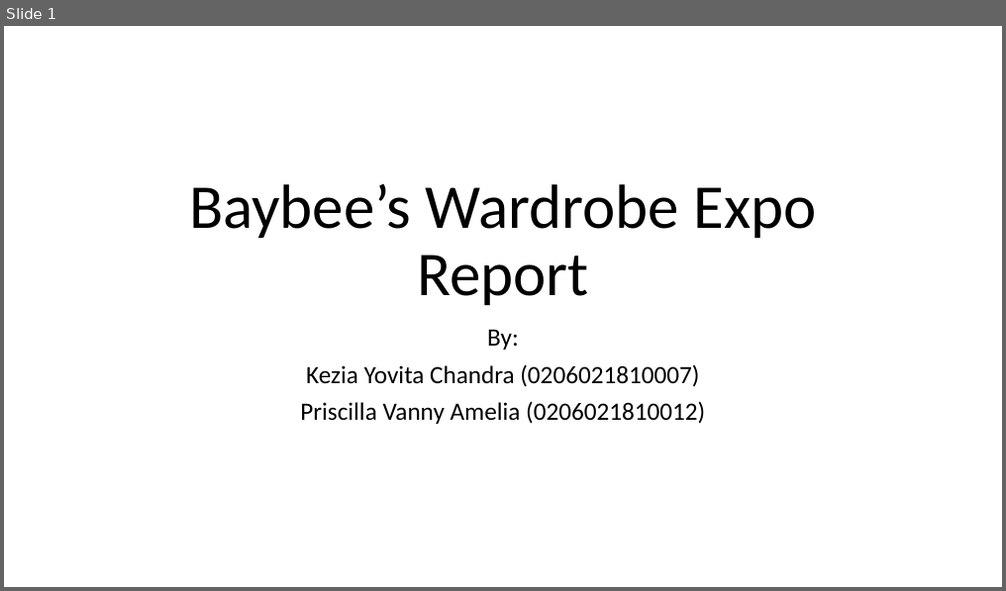
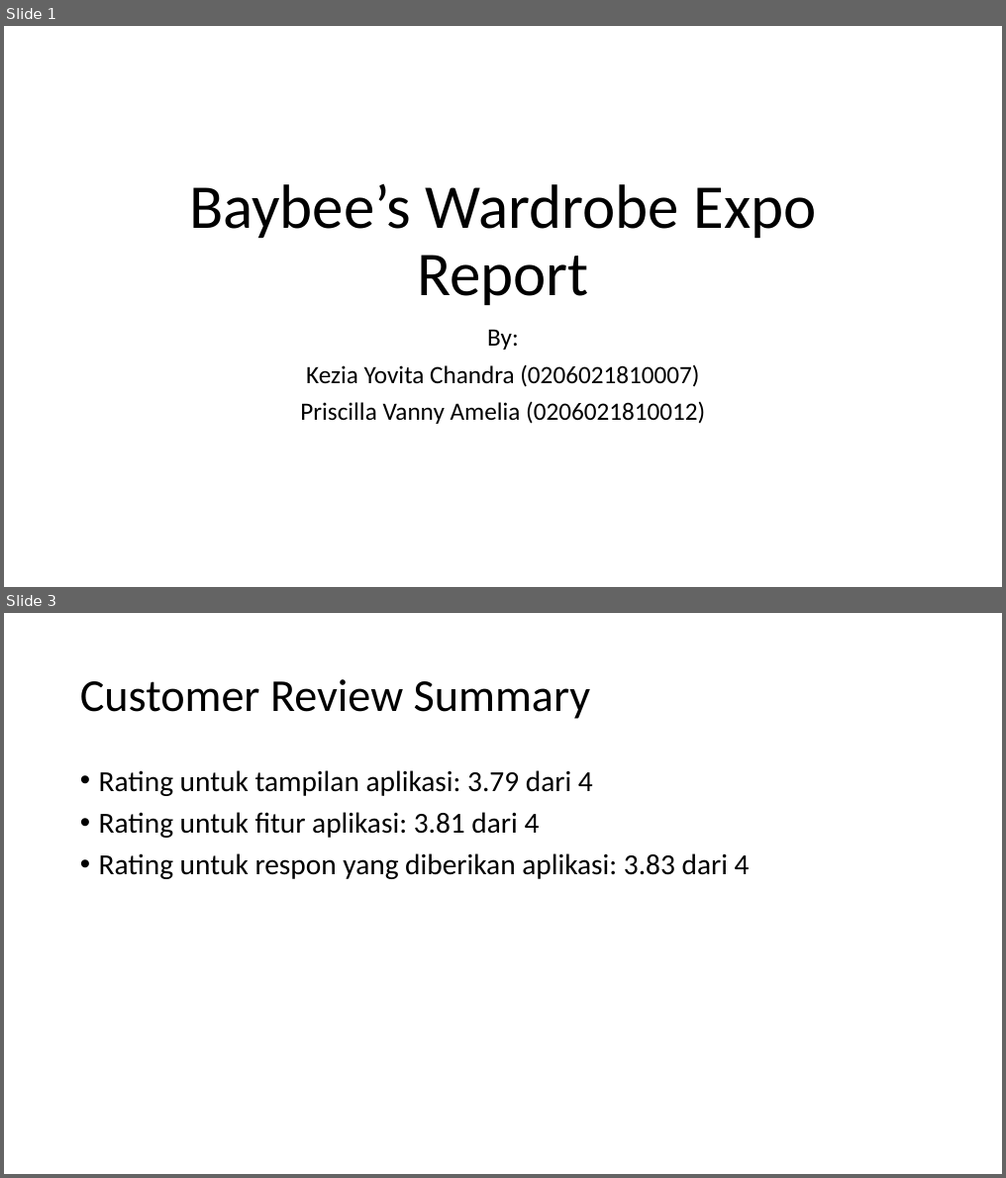
Before and after one commit to kzyc26/Toko-Pojok-70, a slide deck: Report Expo.pptx. Shown one above the other, each under a label of ours: slide 1 before the commit, slides 1 and 3 after it; the slides between them are not shown. The pictures are 1006x591 and 1006x1178 pixels, drawn with LibreOffice and Linux fonts; fonts in the diff are those of the drawing. Boxes give left, top, right and bottom in pixels: in the first picture for what was removed or moved away, otherwise in the second. Text is boxed around its words. In the diff, an @@ line names an element or a change of style, - is before the commit and + after.

```diff
--- a/Report Expo.pptx
+++ b/Report Expo.pptx
@@ slide 3 added at box(4, 613, 1002, 1174), background #FFFFFF @@
@@ title added at box(80, 679, 590, 719), 44 pt, text #000000 @@
+Customer Review Summary
@@ text added at box(99, 770, 749, 879), 28 pt, text #000000 @@
+• Rating untuk tampilan aplikasi: 3.79 dari 4
+• Rating untuk fitur aplikasi: 3.81 dari 4
+• Rating untuk respon yang diberikan aplikasi: 3.83 dari 4
```
Also in this commit, not shown: 1 slide changed, 2 other slides added, 2 other files.
